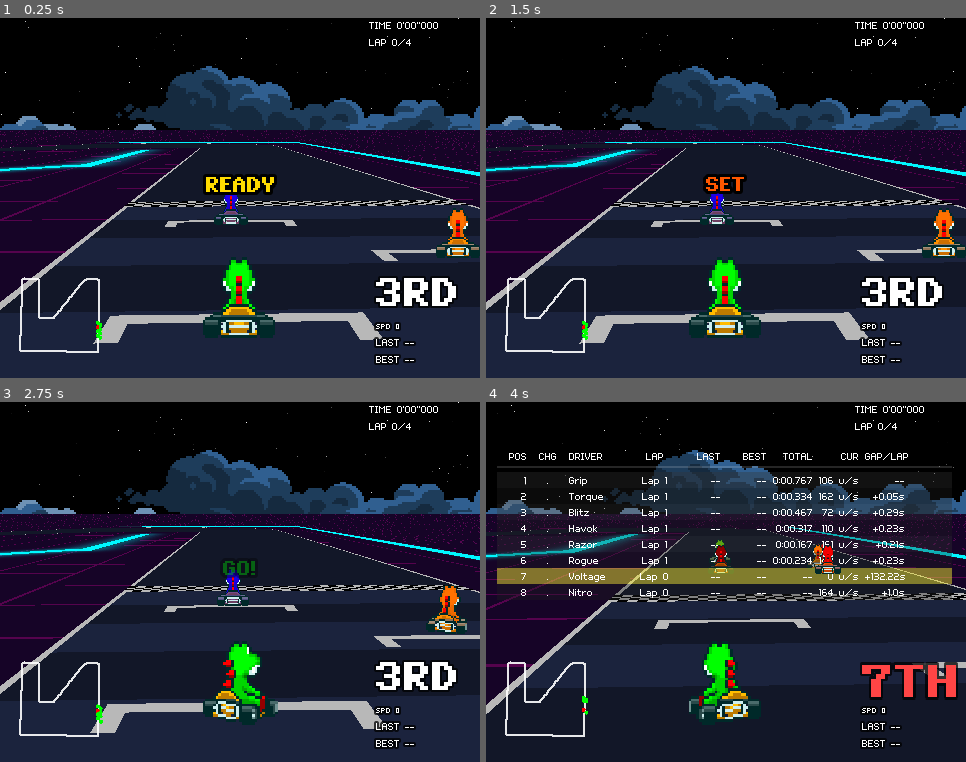
Above: before the commit, frames 1-4 (two rows, left to right).
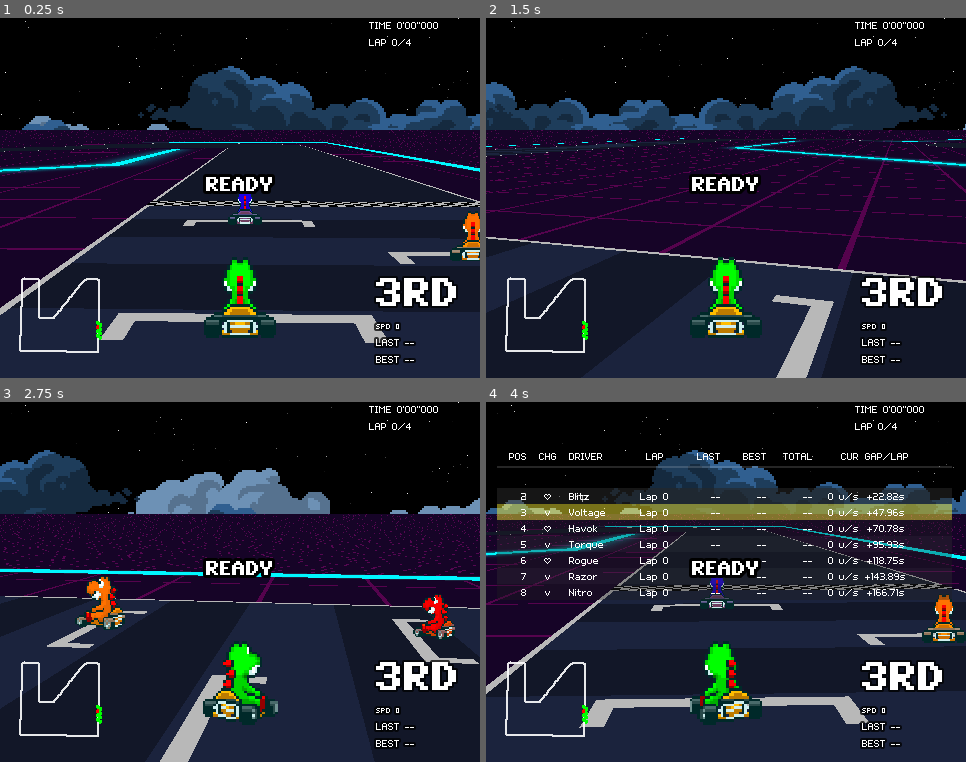
Above: after the commit, the same moments.

Repository: Tekknobot/Kart7
Game: Godot game, scene res://Scenes/main.tscn
Same seed, same stepped clock (60 frames per second), same inputs: the game is played once before the commit and once after it.
Inputs (mouse positions are in pixels of both pictures, inside the frame that each line leads up to):
- Up to frame 1 (0.25 s): no input
- Up to frame 2 (1.5 s): tap Enter (ui_accept) at 0.5 s; move the mouse to (831, 180) at 0.52 s; hold D (Right) 0.53-1.25 s; hold Shift (Drift) 0.53-1.25 s; click (831, 180) at 0.67 s; tap Space (Hop) at 0.77 s; drag from (630, 216) to (702, 270) at 1.27 s
- Up to frame 3 (2.75 s): move the mouse to (288, 502) at 2.02 s; hold D (Right) from 2.03 s (still down); tap Tab at 2.1 s
- Up to frame 4 (4 s): release D (Right) at 2.75 s; drag from (702, 654) to (582, 528) at 2.77 s; move the mouse to (870, 636) at 3.52 s; hold A (Left) from 3.53 s (still down); tap E (Item) at 3.6 s; tap Space (Hop) at 3.77 s

The runs differ from the first frame. In frame 1, 13% of the frame differs, in the area x 0-100%, y 13-91%; in frame 2, 29%, in the area x 0-100%, y 13-100%; in frame 3, 25%; in frame 4, 21%.

Commit message:
Intro 360 degree spin.

Diff:
--- a/Scenes/main.tscn
+++ b/Scenes/main.tscn
@@ -1115,6 +1115,8 @@
 _mapVerticalPosition = 3.8
 finish_orbit_speed = 3.0
 finish_duration = 60.0
+intro_spin_duration = 4.0
+intro_spin_zoom_k = 0.0
 
 [node name="Collision Handler" type="Node" parent="Map"]
 script = ExtResource("6_q57ja")
@@ -1295,6 +1297,7 @@
 merge_time_s = 0.0
 randomize_on_ready = true
 lane_chase_speed_px = 110.0
+_movementAccel = 90.0
 _movementDeaccel = 100.0
 _collisionHandler = NodePath("../../../Map/Collision Handler")
 path_ref = NodePath("../../../SubViewport/PathOverlay2D")
@@ -1359,7 +1362,7 @@
 random_seed = 1
 lane_chase_speed_px = 110.0
 _maxMovementSpeed = 110.0
-_movementAccel = 100.0
+_movementAccel = 90.0
 _movementDeaccel = 100.0
 _collisionHandler = NodePath("../../../Map/Collision Handler")
 path_ref = NodePath("../../../SubViewport/PathOverlay2D")
@@ -1425,6 +1428,7 @@
 random_seed = 2
 lane_chase_speed_px = 110.0
 _maxMovementSpeed = 110.0
+_movementAccel = 90.0
 _collisionHandler = NodePath("../../../Map/Collision Handler")
 path_ref = NodePath("../../../SubViewport/PathOverlay2D")
 pseudo3d_ref = NodePath("../../../Map")
@@ -1488,6 +1492,7 @@
 randomize_on_ready = true
 random_seed = 3
 lane_chase_speed_px = 110.0
+_movementAccel = 90.0
 _collisionHandler = NodePath("../../../Map/Collision Handler")
 path_ref = NodePath("../../../SubViewport/PathOverlay2D")
 pseudo3d_ref = NodePath("../../../Map")
@@ -1552,6 +1557,7 @@
 random_seed = 4
 lane_chase_speed_px = 110.0
 _maxMovementSpeed = 110.0
+_movementAccel = 90.0
 _collisionHandler = NodePath("../../../Map/Collision Handler")
 path_ref = NodePath("../../../SubViewport/PathOverlay2D")
 pseudo3d_ref = NodePath("../../../Map")
@@ -1616,6 +1622,7 @@
 random_seed = 5
 lane_chase_speed_px = 110.0
 _maxMovementSpeed = 110.0
+_movementAccel = 90.0
 _collisionHandler = NodePath("../../../Map/Collision Handler")
 path_ref = NodePath("../../../SubViewport/PathOverlay2D")
 pseudo3d_ref = NodePath("../../../Map")
@@ -1680,6 +1687,7 @@
 random_seed = 6
 lane_chase_speed_px = 110.0
 _maxMovementSpeed = 110.0
+_movementAccel = 90.0
 _collisionHandler = NodePath("../../../Map/Collision Handler")
 path_ref = NodePath("../../../SubViewport/PathOverlay2D")
 pseudo3d_ref = NodePath("../../../Map")
--- a/Scripts/CountdownUI.gd
+++ b/Scripts/CountdownUI.gd
@@ -42,6 +42,7 @@
 @export var beep_pitch_set:   float = 1.15
 @export var go_pitch:         float = 1.00
 @export var auto_create_players: bool = true  # if true, makes players if missing
+@export var delay: int = 4  # if true, makes players if missing
 
 var _bus_idx: int = -1
 
@@ -64,6 +65,8 @@
 
 	visible = true
 	Globals.race_can_drive = false
+
+	await get_tree().create_timer(delay).timeout
 	start_countdown()
 
 func start_countdown() -> void:
--- a/Scripts/World Elements/Pseudo3D.gd
+++ b/Scripts/World Elements/Pseudo3D.gd
@@ -37,6 +37,17 @@
 @export var finish_duration: float = 3.0       # seconds for zoom ease
 @export var broadcast_view_to_opponents := false  # default off
 
+# --- Intro spin (pre-race) ---
+signal intro_spin_finished
+
+@export var intro_spin_enabled := true
+@export var intro_spin_spins    : float = 1.0     # 1 = full 360°
+@export var intro_spin_duration : float = 2.0     # seconds total
+@export var intro_spin_zoom_k   : float = 1.25    # quick zoom during spin
+
+var _intro_mode: bool = false
+var _intro_tween: Tween
+
 var _finish_mode: bool = false
 
 const REARVIEW_ACTION: StringName = "RearView"
@@ -97,10 +108,20 @@
 	UpdateShader()
 	_update_opponents_view_bindings()   # prime once
 
+	if intro_spin_enabled:
+		call_deferred("PlayIntroSpin", player)
+
 func Update(player: Racer) -> void:
 	if _rearview_on():
 		if Engine.get_frames_drawn() % 15 == 0:
 			print("RearView held")
+
+	# NEW: intro mode — steady orbit driven by tween; just keep bindings fresh
+	if _intro_mode:
+		KeepRotationDistance(player)
+		UpdateShader()
+		_update_opponents_view_bindings()
+		return
 
 	if _finish_mode:
 		# Ignore input; do a steady cinematic orbit around the player
@@ -280,3 +301,39 @@
 	KeepRotationDistance(player)
 	UpdateShader()
 	_update_opponents_view_bindings()
+
+func PlayIntroSpin(player: Racer) -> void:
+	if not intro_spin_enabled or player == null:
+		emit_signal("intro_spin_finished")
+		return
+
+	_intro_mode = true
+
+	# freeze any existing rotation and keep centered on player
+	_mapRotSpeed = 0.0
+	KeepRotationDistance(player)
+	UpdateShader()
+	_update_opponents_view_bindings()
+
+	# animate yaw for N spins (TAU = 2π radians)
+	var start_yaw := _mapRotationAngle.y
+	var end_yaw   := start_yaw + TAU * intro_spin_spins
+
+	# tween yaw via SetYaw so matrix/overlay get updated every step
+	_intro_tween = create_tween().set_trans(Tween.TRANS_SINE).set_ease(Tween.EASE_IN_OUT)
+
+	_intro_tween.tween_method(
+		func(v: float) -> void:
+			SetYaw(v)
+			KeepRotationDistance(player)
+	, start_yaw, end_yaw, intro_spin_duration)
+
+	# parallel “punch-in then out” zoom
+	var size_start := size_k
+	_intro_tween.parallel().tween_property(self, "size_k", intro_spin_zoom_k, intro_spin_duration * 0.45)
+	_intro_tween.parallel().tween_property(self, "size_k", size_start,        intro_spin_duration * 0.55).set_delay(intro_spin_duration * 0.45)
+
+	_intro_tween.finished.connect(func() -> void:
+		_intro_mode = false
+		emit_signal("intro_spin_finished")
+	)
